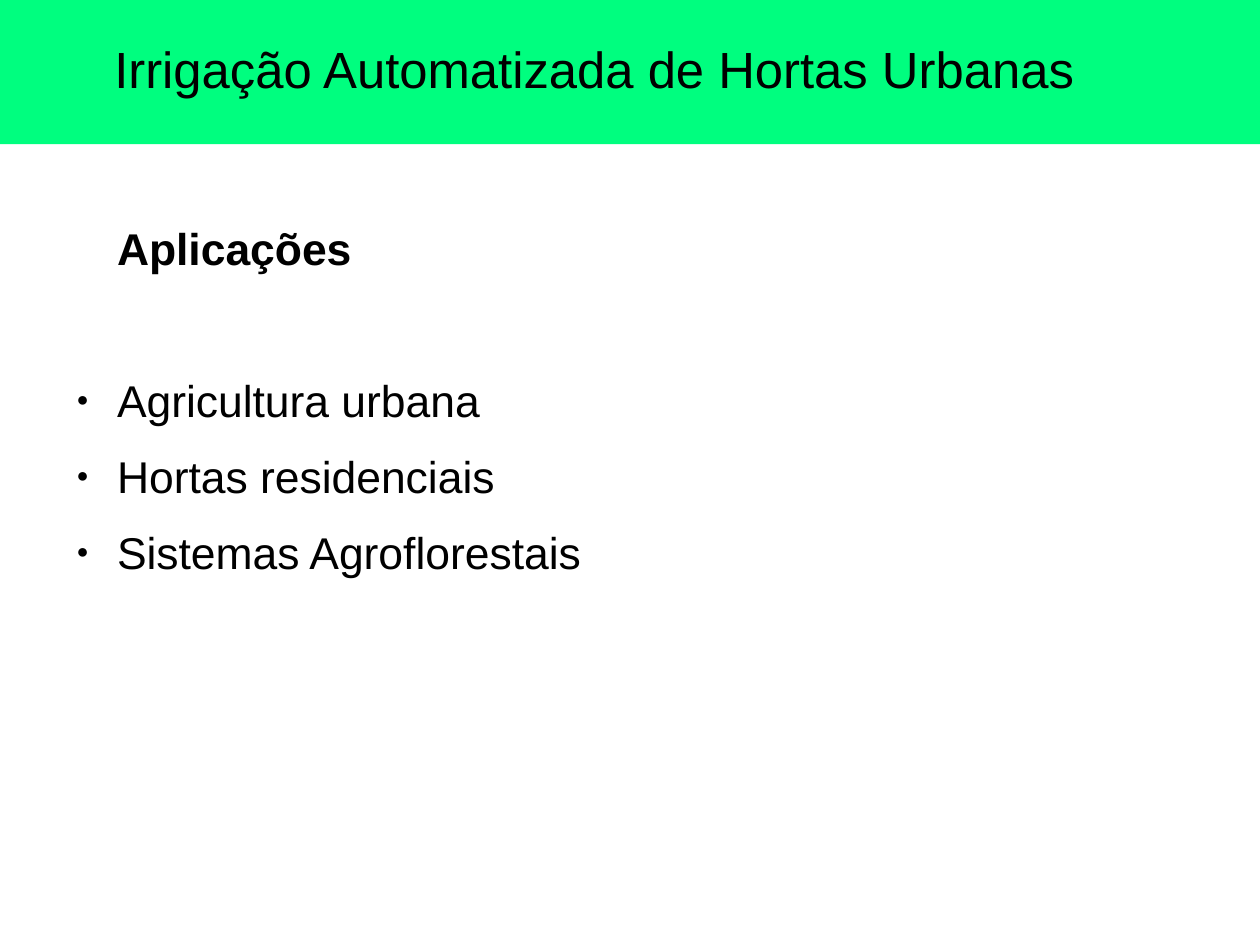
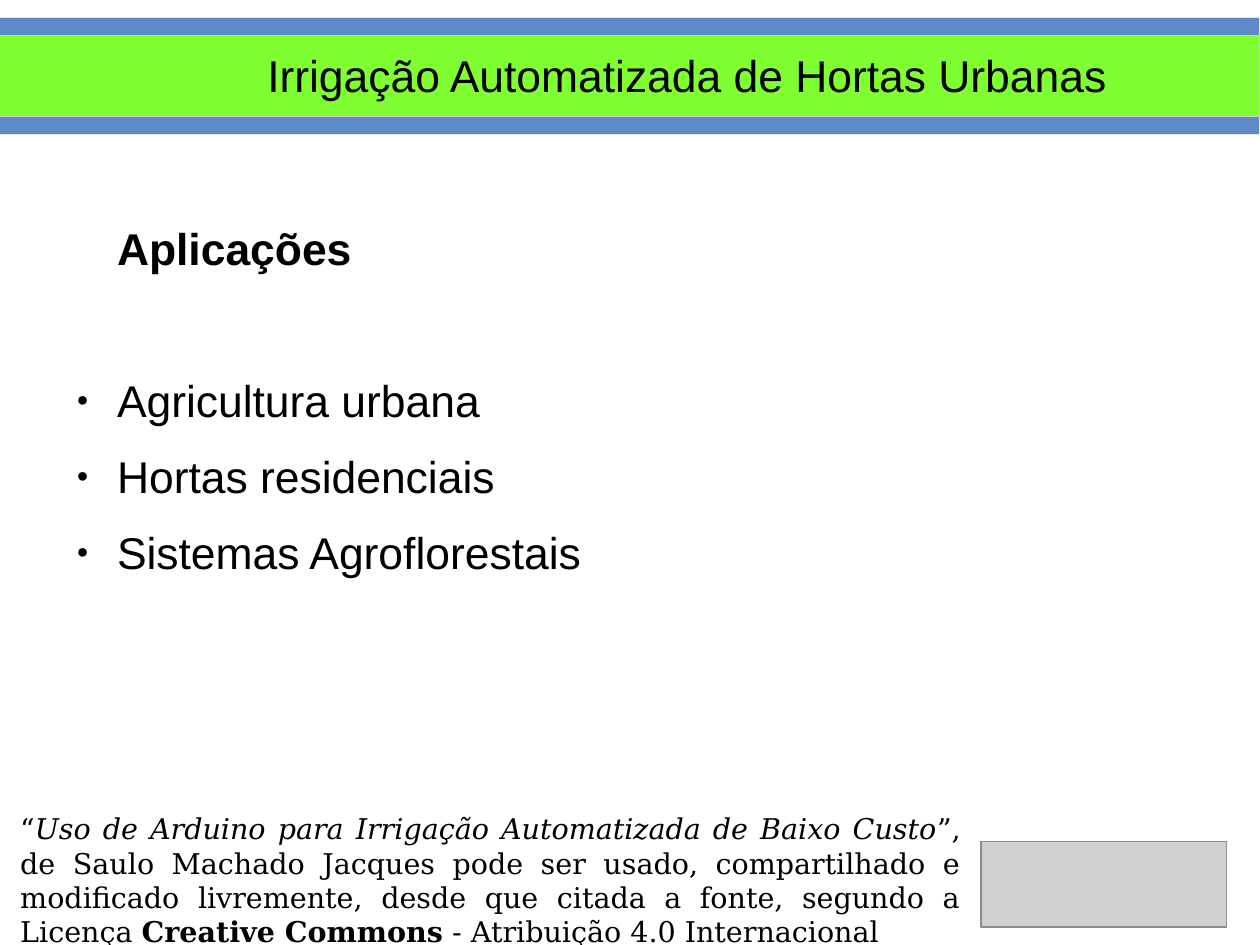
Before and after one commit to smjacques/Horta-Automatizada-ESDI, a slide deck: slide 2 of Slides/Uso de Arduino para Irrigação Automatizada de Hortas Urbanas.odp. Drawn at 1260x945 pixels with LibreOffice and Linux fonts; fonts in the diff are those of the drawing; grey boxes stand for pictures. Boxes give left, top, right and bottom in pixels: in the first picture for what was removed or moved away, otherwise in the second. Text is boxed around its words. In the diff, an @@ line names an element or a change of style, - is before the commit and + after.

```diff
--- a/Slides/Uso de Arduino para Irrigação Automatizada de Hortas Urbanas.odp
+++ b/Slides/Uso de Arduino para Irrigação Automatizada de Hortas Urbanas.odp
@@ rectangle added at (0, 18, 1260, 135), fill #5E8AC7, outline #E0EFD4 0 pt @@
@@ rectangle added at (0, 35, 1260, 117), fill #7FFF32, outline #CCCCCC 0 pt @@
@@ title "Irrigação Automatizada de Hortas Urbanas": place and size @@
-title "Irrigação Automatizada de Hortas Urbanas" at (0, 0, 1260, 144)
+title "Irrigação Automatizada de Hortas Urbanas" at (267, 59, 1106, 101)
@@ title "Irrigação Automatizada de Hortas Urbanas" at (267, 59, 1106, 101): size 32 to 28 pt; fill #00FE7F to none @@
@@ text added at (20, 817, 961, 945), 18 pt, text #000000 @@
+“Uso de Arduino para Irrigação Automatizada de Baixo Custo”, de Saulo Machado Jacques pode ser usado, compartilhado e modificado livremente, desde que citada a fonte, segundo a Licença Creative Commons - Atribuição 4.0 Internacional
@@ picture added at (981, 842, 1227, 927) @@
```
Also in this commit, not shown: 21 other slides changed, 8 slides added, 4 slides removed, 17 other files.
